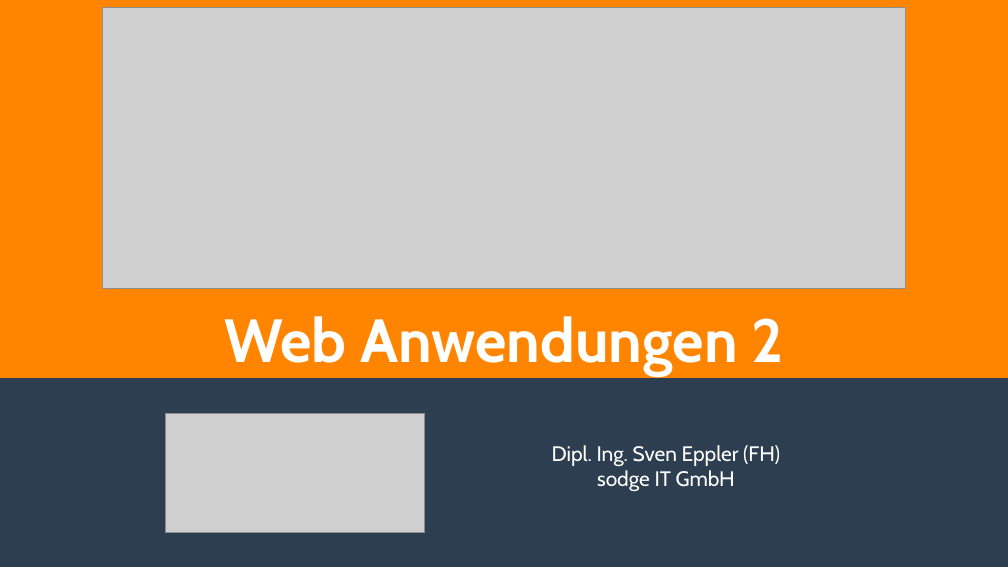
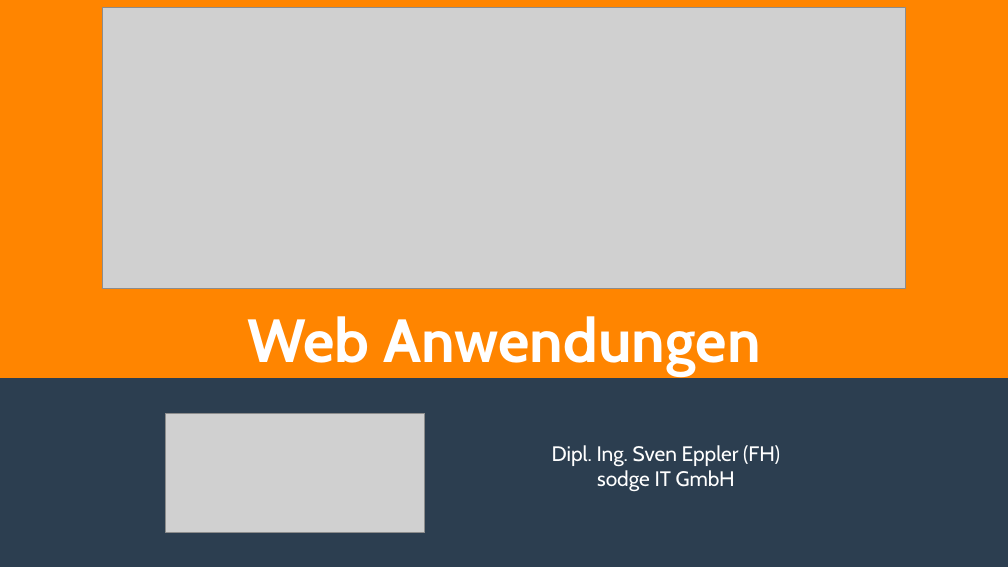
Before and after one commit to ghandmann/HS-AlbSig-WebAnwendungen2, a slide deck: slide 1 of Kapitel/00_Begruessung.odp. Drawn at 1008x567 pixels with LibreOffice and Linux fonts; fonts in the diff are those of the drawing; grey boxes stand for pictures. Boxes give left, top, right and bottom in pixels: in the first picture for what was removed or moved away, otherwise in the second. Text is boxed around its words. In the diff, an @@ line names an element or a change of style, - is before the commit and + after.

```diff
--- a/Kapitel/00_Begruessung.odp
+++ b/Kapitel/00_Begruessung.odp
@@ title at (x1=247, y1=316, x2=760, y2=375): text changed @@
-Web Anwendungen 2
+Web Anwendungen
```
Also in this commit, not shown: 1 slide added, 1 other file.
